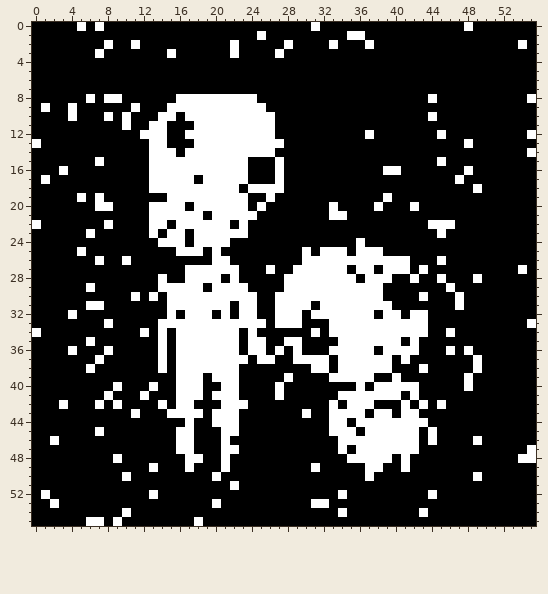
Two states of a pixel-art sprite, resources/images/zoomed_w_noise/kusozu.png. The first picture shows the starting point.
The file is 224x224 pixels, drawn in blocks of 4x4; one block is one cell here.
New version:
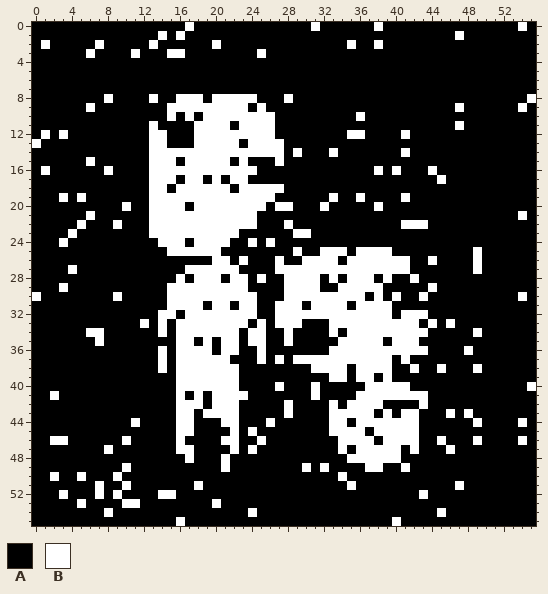
Palette (. is transparent): A #000000  B #ffffff
Changes in this commit:
y 0: x 5 B -> A; x 7 B -> A; x 17 A -> B; x 38 A -> B; x 48 B -> A; x 54 A -> B
y 1: x 14 A -> B; x 16 A -> B; x 25 B -> A; x 35..36 BB -> AA; x 47 A -> B
y 2: x 1 A -> B; x 7..8 AB -> BA; x 11 B -> A; x 13 A -> B; x 20 A -> B; x 22 B -> A; x 28 B -> A; x 33 B -> A; x 35 A -> B; x 37..38 BA -> AB; x 54 B -> A
y 3: x 6..7 AB -> BA; x 11 A -> B; x 16 A -> B; x 22 B -> A; x 25 A -> B; x 27 B -> A
y 8: x 6 B -> A; x 9 B -> A; x 13 A -> B; x 19 B -> A; x 28 A -> B; x 44 B -> A
y 9: x 1 B -> A; x 4 B -> A; x 6 A -> B; x 11 B -> A; x 24 B -> A; x 47 A -> B; x 54 A -> B
y 10: x 4 B -> A; x 8 B -> A; x 10 B -> A; x 14 B -> A; x 18 B -> A; x 36 A -> B; x 44 B -> A
y 11: x 10 B -> A; x 14 B -> A; x 22 B -> A; x 47 A -> B
y 12: x 1 A -> B; x 3 A -> B; x 12 B -> A; x 17 B -> A; x 35..37 AAB -> BBA; x 41 A -> B; x 45 B -> A; x 55 B -> A
y 13: x 23 B -> A; x 48 B -> A
y 14: x 16 A -> B; x 27 A -> B; x 29 A -> B; x 33 A -> B; x 41 A -> B; x 55 B -> A
y 15: x 6..7 AB -> BA; x 16 B -> A; x 22 B -> A; x 45 B -> A
y 16: x 1 A -> B; x 3 B -> A; x 8 A -> B; x 24 A -> B; x 27 B -> A; x 38..39 AB -> BA; x 44 A -> B; x 48 B -> A
y 17: x 1 B -> A; x 16 B -> A; x 18..19 AB -> BA; x 21 B -> A; x 27 B -> A; x 45 A -> B; x 47 B -> A
y 18: x 15 B -> A; x 22..23 BA -> AB; x 49 B -> A
y 19: x 3 A -> B; x 7 B -> A; x 13..14 AA -> BB; x 24..25 AA -> BB; x 33 A -> B; x 36 A -> B; x 39 B -> A; x 41 A -> B
y 20: x 7..8 BB -> AA; x 10 A -> B; x 24 A -> B; x 27..28 AA -> BB; x 32..33 AB -> BA; x 42 B -> A
y 21: x 6 A -> B; x 19 A -> B; x 33..34 BB -> AA; x 54 A -> B
y 22: x 0 B -> A; x 5 A -> B; x 8..9 BA -> AB; x 15 A -> B; x 22 A -> B; x 24 A -> B; x 28 A -> B; x 41..46 AAABBB -> BBBAAA
y 23: x 4 A -> B; x 6 B -> A; x 14 A -> B; x 17 A -> B; x 23 B -> A; x 29..30 AA -> BB; x 45 B -> A
y 24: x 3 A -> B; x 24 A -> B; x 26 A -> B; x 36 B -> A
y 25: x 5 B -> A; x 15 A -> B; x 19 A -> B; x 29..30 AB -> BA; x 39 A -> B; x 49 A -> B
y 26: x 7 B -> A; x 10 B -> A; x 23 A -> B; x 27 A -> B; x 34 B -> A; x 44..45 AB -> BA; x 49 A -> B
y 27: x 4 A -> B; x 26..28 BAA -> ABB; x 35 A -> B; x 38 A -> B; x 43 B -> A; x 49 A -> B; x 54 B -> A
y 28: x 14 B -> A; x 16..17 AB -> BA; x 23 A -> B; x 25 A -> B; x 32 B -> A; x 34 B -> A; x 36 A -> B; x 38 B -> A; x 45 B -> A; x 49 B -> A
y 29: x 3 A -> B; x 6 B -> A; x 14 B -> A; x 19 A -> B; x 32..33 BB -> AA; x 44 A -> B; x 46 B -> A
y 30: x 0 A -> B; x 9 A -> B; x 11 B -> A; x 13 B -> A; x 27 B -> A; x 37 B -> A; x 40 A -> B; x 47 B -> A; x 54 A -> B
y 31: x 6..7 BB -> AA; x 19 B -> A; x 30..31 BA -> AB; x 35 B -> A; x 47 B -> A
y 32: x 4 B -> A; x 14 A -> B; x 20 A -> B; x 22 A -> B; x 30 A -> B; x 38 A -> B; x 40..41 BA -> AB
y 33: x 8 B -> A; x 12 A -> B; x 15 B -> A; x 24 B -> A; x 43..44 BA -> AB; x 46 A -> B; x 55 B -> A
y 34: x 0 B -> A; x 6..7 AA -> BB; x 12 B -> A; x 25 A -> B; x 28 A -> B; x 31 B -> A; x 34 B -> A; x 46 B -> A; x 49 A -> B
y 35: x 6..7 BA -> AB; x 14 B -> A; x 18 B -> A; x 20 B -> A; x 29 B -> A; x 39 B -> A; x 41 A -> B
y 36: x 4 B -> A; x 8 B -> A; x 20 B -> A; x 24 B -> A; x 27 B -> A; x 29 B -> A; x 38 A -> B; x 43 A -> B; x 46 B -> A
y 37: x 7 B -> A; x 22..23 BB -> AA; x 26..27 BA -> AB; x 33 A -> B; x 49 B -> A
y 38: x 6 B -> A; x 33 A -> B; x 35 B -> A; x 42..43 AB -> BA; x 45 A -> B
y 39: x 19 A -> B; x 28 B -> A; x 35 B -> A; x 39..40 AB -> BA; x 48 B -> A
y 40: x 9 B -> A; x 13 B -> A; x 19..20 AA -> BB; x 31 A -> B; x 36..37 BA -> AB; x 42 B -> A; x 48 B -> A; x 55 A -> B
y 41: x 2 A -> B; x 8 B -> A; x 12 B -> A; x 17 B -> A; x 23 A -> B; x 27 B -> A; x 31 A -> B; x 34..35 BB -> AA; x 41 A -> B; x 43 A -> B
y 42: x 3 B -> A; x 7 B -> A; x 9 B -> A; x 14 B -> A; x 18 A -> B; x 20 A -> B; x 23 B -> A; x 28 A -> B; x 38 A -> B; x 41 B -> A; x 45 B -> A
y 43: x 11 B -> A; x 15 B -> A; x 18..19 BA -> AB; x 28 A -> B; x 30 B -> A; x 37..38 AB -> BA; x 46 A -> B; x 48 A -> B
y 44: x 11 A -> B; x 16 A -> B; x 20 B -> A; x 26 A -> B; x 43 B -> A; x 49 A -> B; x 54 A -> B
y 45: x 7 B -> A; x 21 B -> A; x 24 A -> B; x 36..37 AB -> BA; x 44 B -> A
y 46: x 3 A -> B; x 10 A -> B; x 17 B -> A; x 22 A -> B; x 25 A -> B; x 38 B -> A; x 44..45 BA -> AB; x 54 A -> B
y 47: x 8 A -> B; x 21 B -> A; x 24 A -> B; x 41 B -> A; x 46 A -> B; x 55 B -> A
y 48: x 9 B -> A; x 18 B -> A; x 40..41 AB -> BA; x 54..55 BB -> AA
y 49: x 10 A -> B; x 13 B -> A; x 17 B -> A; x 30..32 ABA -> BAB
y 50: x 2 A -> B; x 5 A -> B; x 9..10 AB -> BA; x 20 B -> A; x 34 A -> B; x 37 B -> A; x 49 B -> A
y 51: x 7 A -> B; x 10 A -> B; x 18 A -> B; x 22 B -> A; x 35 A -> B; x 47 A -> B
y 52: x 1 B -> A; x 3 A -> B; x 7 A -> B; x 9 A -> B; x 13..15 BAA -> ABB; x 34 B -> A; x 43..44 AB -> BA
y 53: x 2 B -> A; x 5 A -> B; x 10..11 AA -> BB; x 31..32 BB -> AA
y 54: x 8 A -> B; x 10 B -> A; x 24 A -> B; x 34 B -> A; x 43 B -> A; x 45 A -> B
y 55: x 6..7 BB -> AA; x 9 B -> A; x 16 A -> B; x 18 B -> A; x 40 A -> B
Where, in picture pixels (left, top, right, bottom), the same in both pictures:
changed: (32, 22, 482, 526)
changed: (518, 22, 527, 49)
changed: (518, 103, 536, 157)
changed: (518, 211, 527, 220)
changed: (518, 265, 536, 328)
changed: (518, 382, 536, 463)
